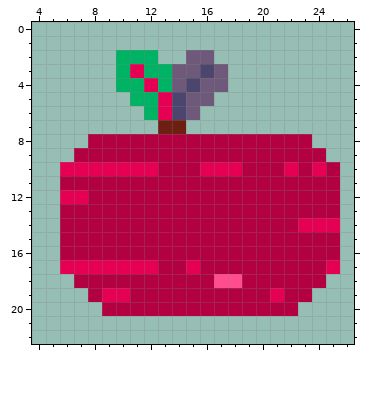
Pixel-art sprite: packages/nouns-img-permutator/assets/layer-3/head-beet.png. The first picture shows the starting point.
The file is 32x32 pixels. Shown: x 4..26, y 0..22.
Now the later version:
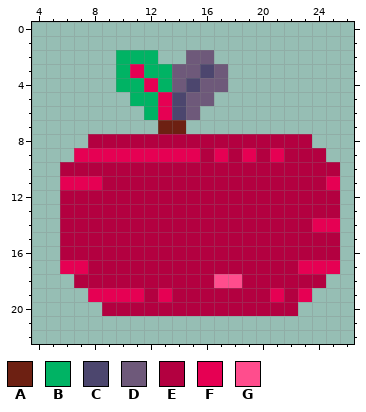
Palette (. is transparent): A #6d2012  B #00b364  C #4c466e  D #6e597a  E #b30040  F #e60053  G #ff4d8d
The edit:
y 9: x 7..15 EEEEEEEEE -> FFFFFFFFF; x 17 E -> F; x 19 E -> F; x 21 E -> F
y 10: x 6..12 FFFFFFF -> EEEEEEE; x 16..18 FFF -> EEE; x 22 F -> E; x 24 F -> E
y 11: x 6..8 EEE -> FFF; x 25 E -> F
y 12: x 6..7 FF -> EE
y 14: x 23 F -> E
y 17: x 8..12 FFFFF -> EEEEE; x 15 F -> E; x 23..24 EE -> FF
y 19: x 8 E -> F; x 11 E -> F; x 13 E -> F; x 23 E -> F
